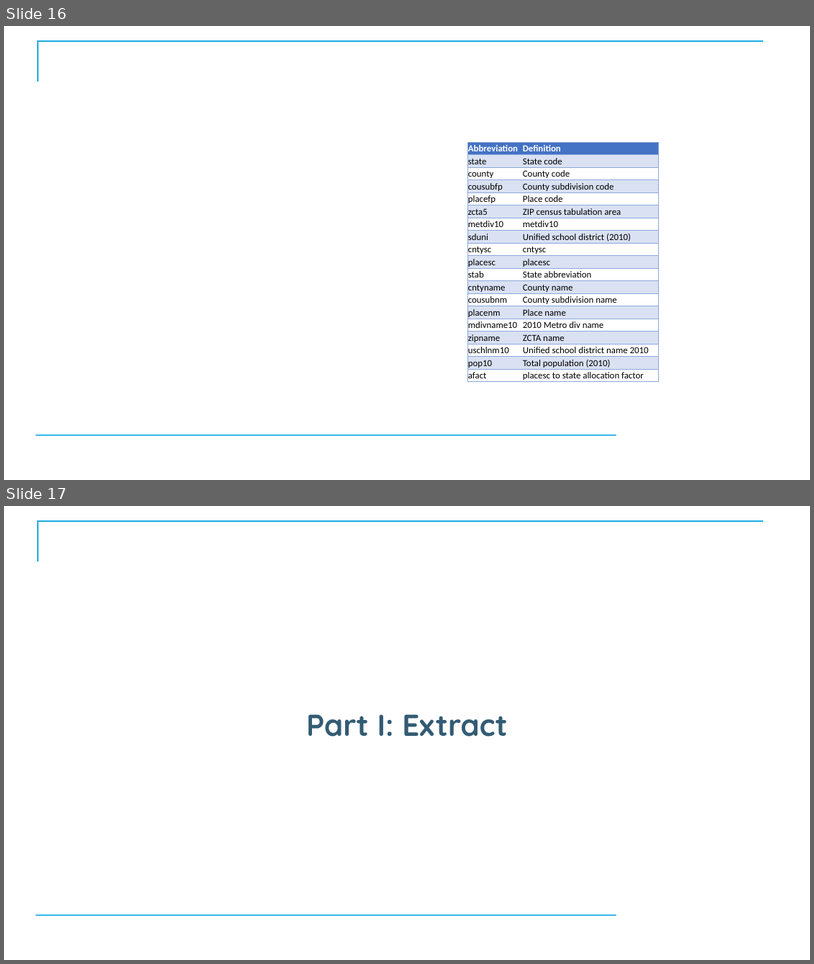
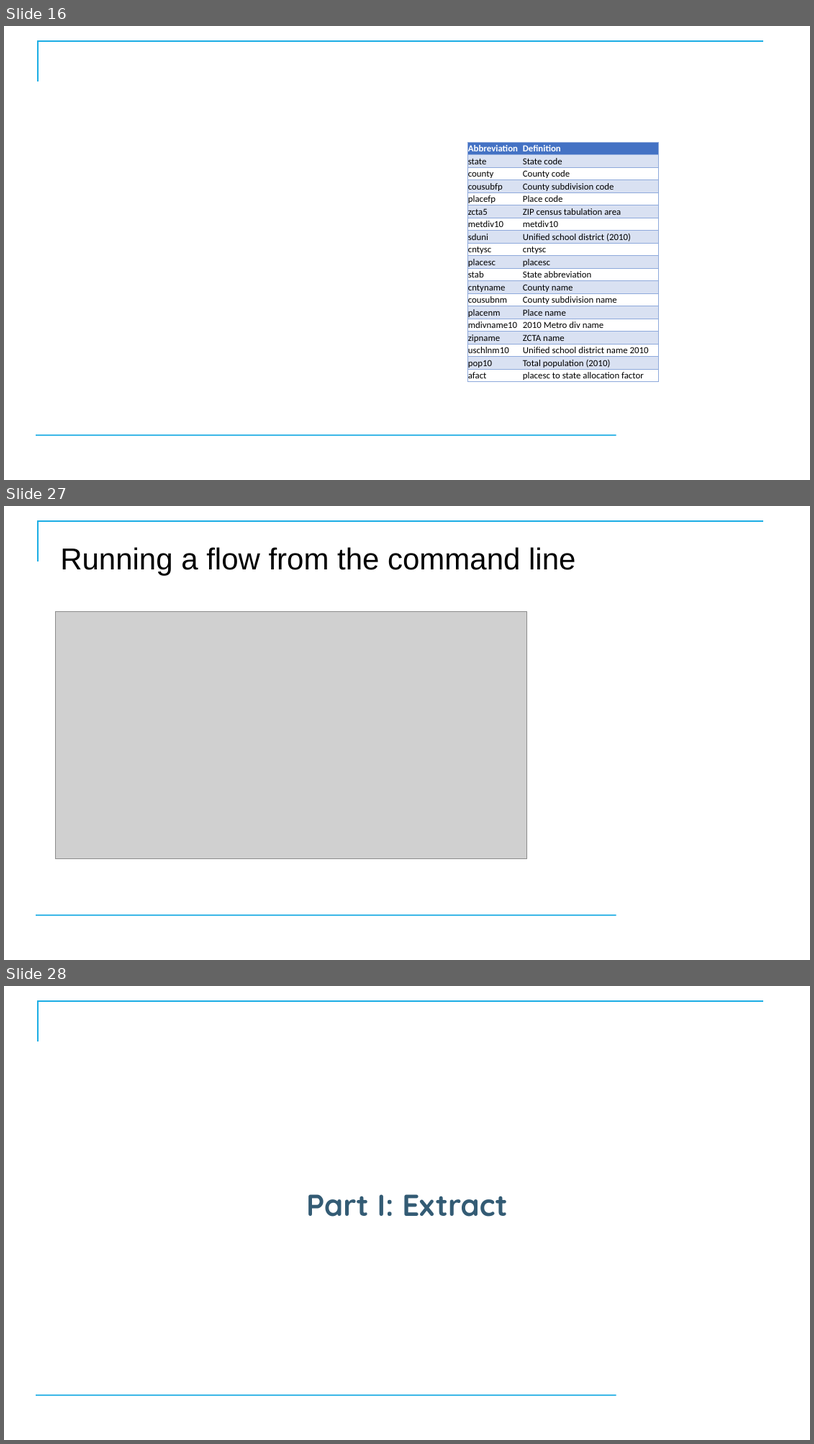
Before and after one commit to CostelloTechnicalConsulting/XTBP10---Tableau-Prep-Introduction, a slide deck: ppt/TableauPrepBuilderIntroV1_1.pptx. Shown one above the other, each under a label of ours: slides 16 and 17 before the commit, slides 16, 27 and 28 after it; the slides between them are not shown. The pictures are 814x964 and 814x1444 pixels, drawn with LibreOffice and Linux fonts; fonts in the diff are those of the drawing; grey boxes stand for pictures; background and template pictures are left out. Boxes give left, top, right and bottom in pixels: in the first picture for what was removed or moved away, otherwise in the second. Text is boxed around its words. In the diff, an @@ line names an element or a change of style, - is before the commit and + after.

```diff
--- a/ppt/TableauPrepBuilderIntroV1_1.pptx
+++ b/ppt/TableauPrepBuilderIntroV1_1.pptx
@@ slide 27 added at box(4, 506, 810, 960), background #FFFFFF; not listed: 2 template elements that a slide beside it also shows @@
@@ title added at box(60, 547, 576, 575), 36 pt, text #000000 @@
+Running a flow from the command line
@@ picture added at box(55, 612, 528, 859) @@
@@ what was slide 17 is now slide 28 @@
```
Also in this commit, not shown: 1 slide changed, 10 other slides added, 12 other files.
